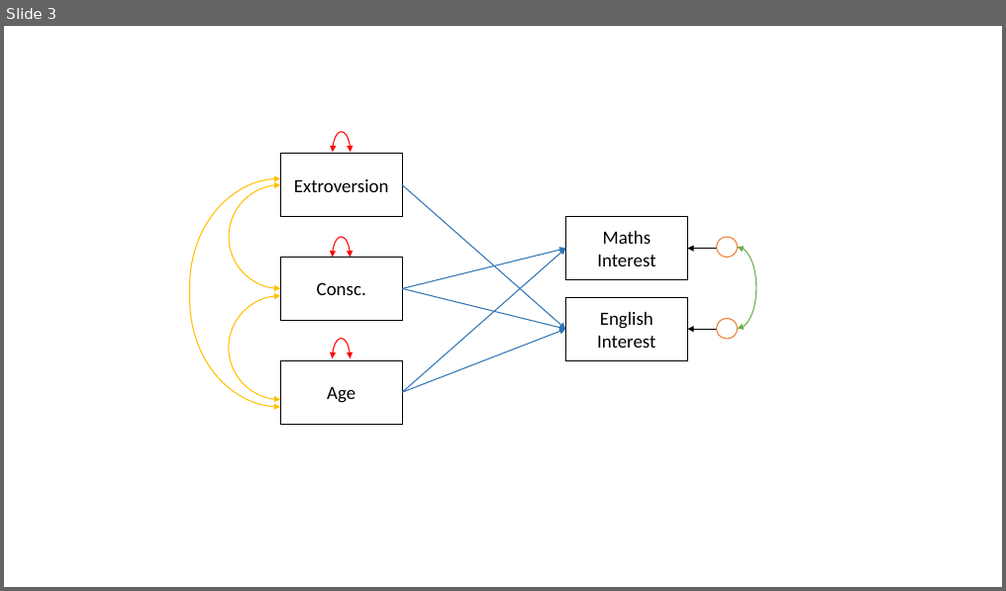
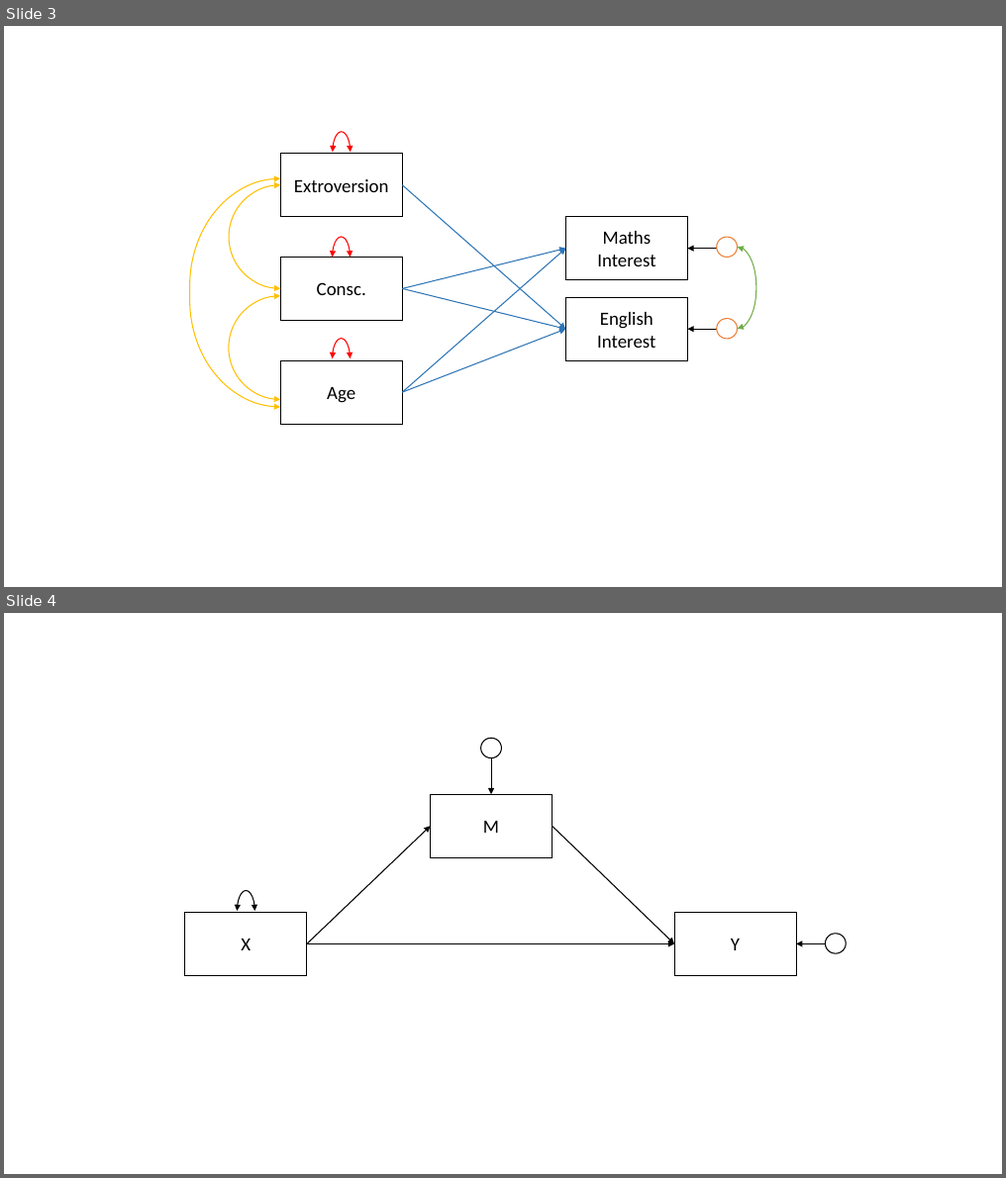
Before and after one commit to uoepsy/dapr3, a slide deck: dapr3_lectures/pathfa_lectures/figs/diagrams.pptx. Shown one above the other, each under a label of ours: slide 3 before the commit, slides 3 and 4 after it. The pictures are 1006x591 and 1006x1178 pixels, drawn with LibreOffice and Linux fonts; fonts in the diff are those of the drawing. Boxes give left, top, right and bottom in pixels: in the first picture for what was removed or moved away, otherwise in the second. Text is boxed around its words. In the diff, an @@ line names an element or a change of style, - is before the commit and + after.

```diff
--- a/dapr3_lectures/pathfa_lectures/figs/diagrams.pptx
+++ b/dapr3_lectures/pathfa_lectures/figs/diagrams.pptx
@@ slide 4 added at box(4, 613, 1002, 1174), background #FFFFFF @@
@@ group added at box(185, 738, 846, 976): 5 arrows, 3 rectangles, 2 ellipses, 1 right bracket @@
+X
+M
+Y
```
Also in this commit, not shown: 2 other slides added, 20 other files.
